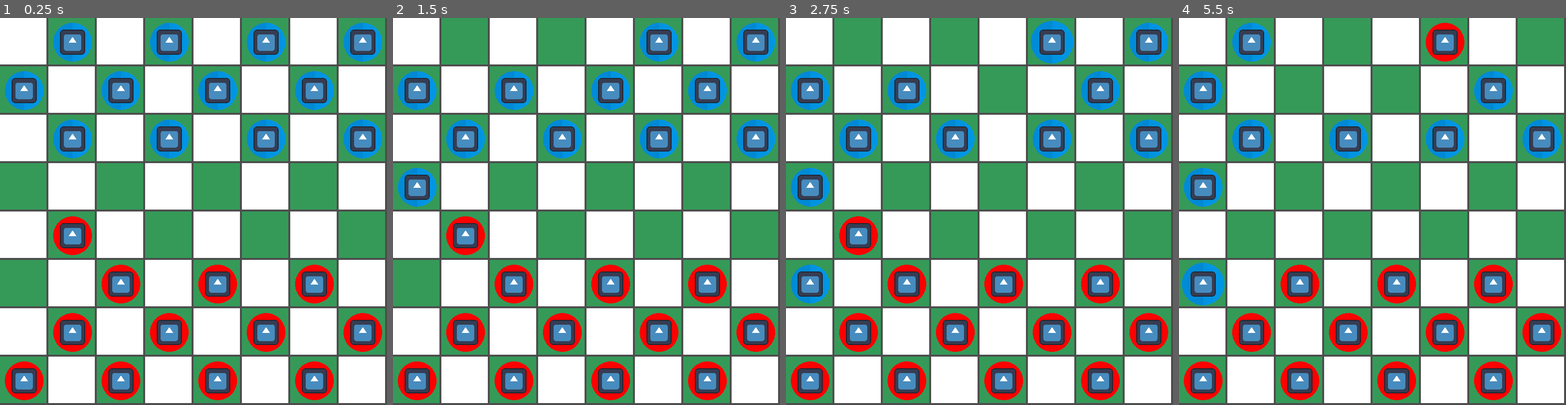
Above: before the commit, frames 1-4 (left to right).
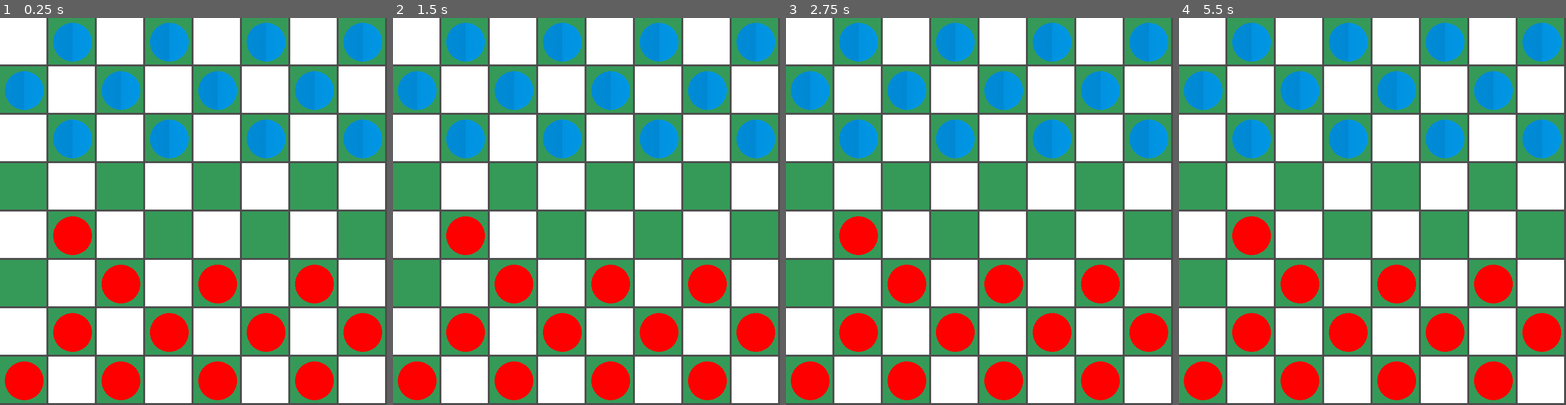
Above: after the commit, the same moments.

Repository: ricardobr3no/checkers-godot
Game: Godot game, scene res://scenes/main.tscn
Same seed, same stepped clock (60 frames per second), same inputs: the game is played once before the commit and once after it. The engine's default icon, where the game draws it, is replaced by a stand-in: a white triangle on a blue panel in a dark square.
Inputs (mouse positions are in pixels of both pictures, inside the frame that each line leads up to):
- Up to frame 1 (0.25 s): no input
- Up to frame 2 (1.5 s): tap Enter at 0.5 s; drag from (466, 41) to (660, 41) at 0.52 s; tap Space at 1.25 s; drag from (563, 41) to (416, 91) at 1.27 s
- Up to frame 3 (2.75 s): tap Enter at 2 s; move the mouse to (1053, 41) at 2.02 s; press the mouse at (1053, 41) at 2.03 s; tap J at 2.1 s
- Up to frame 4 (5.5 s): release the mouse at (1446, 41) at 2.75 s; tap Space at 2.75, 4.25 s; drag from (1542, 41) to (1202, 188) at 2.77 s; tap Enter at 3.5 s; drag from (1202, 91) to (1202, 285) at 3.52 s; drag from (1298, 91) to (1202, 381) at 4.27 s; move the mouse to (1202, 285) at 5.02 s; hold Ctrl from 5.03 s (still down); click (1202, 285) at 5.3 s

The runs differ from the first frame. In frame 1, 10% of the frame differs, in the area x 3-97%, y 3-97%; in frame 2, 11%; in frame 3, 13%; in frame 4, 14%, in the area x 0-99%, y 1-97%.

Commit message:
update

Diff:
--- a/project.godot
+++ b/project.godot
@@ -23,6 +23,10 @@
 window/size/window_height_override=400
 window/stretch/mode="viewport"
 
+[editor_plugins]
+
+enabled=PackedStringArray("res://addons/godot_vim/plugin.cfg")
+
 [input]
 
 click={
--- a/scenes/main.tscn
+++ b/scenes/main.tscn
@@ -8,5 +8,9 @@
 
 [node name="Tab" parent="." instance=ExtResource("1_1ga3i")]
 process_mode = 4
+offset_left = 0.0
+offset_top = 0.0
+offset_right = 800.0
+offset_bottom = 800.0
 
-[node name="pieces" type="Node" parent="."]
+[node name="pieces" type="Node2D" parent="Tab"]
--- a/scenes/tab.tscn
+++ b/scenes/tab.tscn
@@ -1,17 +1,35 @@
-[gd_scene format=3 uid="uid://dkvib0d5udgbj"]
-
-[node name="Tab" type="Control"]
+[gd_scene load_steps=2 format=3 uid="uid://dkvib0d5udgbj"]
+
+[sub_resource type="GDScript" id="GDScript_hrepj"]
+script/source = "extends Control
+
+# tamanho para as dimensoes do tabuleiro em px
+@export_range(0.2, 1) var TAB_SCALE: float = 1.0
+
+# Called when the node enters the scene tree for the first time.
+func _ready():
+	scale = Vector2(TAB_SCALE, TAB_SCALE)
+
+# Called every frame. 'delta' is the elapsed time since the previous frame.
+func _process(_delta):
+	pass
+"
+
+[node name="Tab" type="ReferenceRect"]
 custom_minimum_size = Vector2(800, 800)
-layout_mode = 3
 anchors_preset = 8
 anchor_left = 0.5
 anchor_top = 0.5
 anchor_right = 0.5
 anchor_bottom = 0.5
-offset_right = 800.0
-offset_bottom = 800.0
+offset_left = -400.0
+offset_top = -400.0
+offset_right = 400.0
+offset_bottom = 400.0
 grow_horizontal = 2
 grow_vertical = 2
+border_width = 0.0
+script = SubResource("GDScript_hrepj")
 
 [node name="row_0" type="VBoxContainer" parent="."]
 layout_mode = 2
--- a/scripts/main.gd
+++ b/scripts/main.gd
@@ -2,11 +2,12 @@
 
 const ROWS := 8
 const COLS := 8
-const SQUARE_SIZE := 100
+
+@onready var SQUARE_SIZE = $Tab.get_custom_minimum_size().x / ROWS
 
 var board := []
-var red_kings := 8
-var blue_kings := 8
+var red_kings := 0
+var blue_kings := 0
 
 @onready var red_piece = preload("res://scenes/red_piece.tscn")
 @onready var blue_piece = preload("res://scenes/blue_piece.tscn")
@@ -19,10 +20,13 @@
 	mover_pieces(p, 4, 1)
 
 
-
 func _input(event):
 	if event.is_action_pressed("click"):
-		mover_piece_with_mouse()
+		var row = get_row_col_from_mouse_pos()['row']
+		var col = get_row_col_from_mouse_pos()['col']
+		print('selecionou {}'.format([get_piece(row, col)], "{}"))
+		print("row: {}  col: {}".format([row, col], "{}"))
+		# mover_piece_with_mouse()
 
 
 func create_board():
@@ -46,13 +50,18 @@
 			else:
 				board[row].append(0)
 
+	# imprimir representenção do tabuleiro
+	print("\nTabuleiro criado:")
+	for row in range(ROWS):
+			print(board[row])
+
 
 func instaciar_piece(piece: Object, row: int, col: int) -> Object:
 	var new_piece = piece.instantiate()
 	new_piece.row = row
 	new_piece.col = col
 
-	$pieces.add_child(new_piece)
+	$Tab/pieces.add_child(new_piece)
 	new_piece.position = Vector2(row*SQUARE_SIZE + SQUARE_SIZE / 2, col*SQUARE_SIZE + SQUARE_SIZE / 2)
 	return new_piece
 
@@ -69,7 +78,8 @@
 				board[row][col] = instaciar_piece(red_piece, col, row)
 
 
-# MOVER PIECES
+
+
 
 func get_piece(row, col):
 	return board[row][col]
@@ -79,32 +89,22 @@
 	var pos = get_global_mouse_position()
 	var col = int(pos.x / SQUARE_SIZE)
 	var row = int(pos.y / SQUARE_SIZE)
-	return [row, col]
+	return {'row': row, 'col': col}
 
 
 func mover_piece_with_mouse():
-	var pos = get_row_col_from_mouse_pos()
-	var row = pos[0]
-	var col = pos[1]
-
-	var selected_piece = get_piece(row, col)
-
-	print("selected piece: {} (row: {}, col: {})".format([selected_piece, row, col], "{}"))
-
-	var aux = board[selected_piece.row][selected_piece.col]  # variavel para auxiliar na troca
-	board[selected_piece.row][selected_piece.col] = board[row][col]
-	board[row][col] = aux
-
-	# mover piece atualizando o position
-	selected_piece.position =  Vector2(row*SQUARE_SIZE + SQUARE_SIZE / 2, col*SQUARE_SIZE + SQUARE_SIZE / 2)
+	pass
 
 
 
 func mover_pieces(piece, col, row):
 	# nao funcionando, nao sao sei pq
-	var aux = board[piece.row][piece.col]  # variavel para auxiliar na troca
-	board[piece.row][piece.col] = board[row][col]
-	board[row][col] = aux
+	var aux = board[col][row]
+	board[col][row] = piece
+	board[piece.col][piece.row] = aux
+
+	piece.row = col
+	piece.col = row
 
 	# mover piece atualizando o position
 	piece.position =  Vector2(row*SQUARE_SIZE + SQUARE_SIZE / 2, col*SQUARE_SIZE + SQUARE_SIZE / 2)
--- a/scripts/piece.gd
+++ b/scripts/piece.gd
@@ -1,4 +1,6 @@
 extends Area2D
+
+@onready var tabuleiro = get_node("/root/main/Tab")
 
 @onready var sprite := $MeshInstance2D
 @onready var crown := $crown
@@ -8,6 +10,8 @@
 var col : int
 
 func _ready():
+	scale = tabuleiro.scale
+
 	crown.visible = false
 	is_king = true
 
@@ -16,9 +20,7 @@
 		crown.visible = true
 
 
-func _input_event(_viewport, event, _shape_idx):
-	#if event.is_action_pressed("click"):
-		#print("%s foi selecionado" % self)
+func _input_event(_viewport, _event, _shape_idx):
 	pass
 
 func _mouse_enter():
Not shown, added: addons/godot_vim/command_line.gd
Not shown, added: addons/godot_vim/commands/find.gd
Not shown, added: addons/godot_vim/commands/goto.gd
Not shown, added: addons/godot_vim/commands/marks.gd
Not shown, added: addons/godot_vim/constants.gd
Not shown, added: addons/godot_vim/cursor.gd
Not shown, added: addons/godot_vim/dispatcher.gd
Binary file added: addons/godot_vim/hack_regular.ttf
Not shown, added: addons/godot_vim/hack_regular.ttf.import
Not shown, added: addons/godot_vim/plugin.cfg
Not shown, added: addons/godot_vim/plugin.gd
Not shown, added: addons/godot_vim/status_bar.gd
